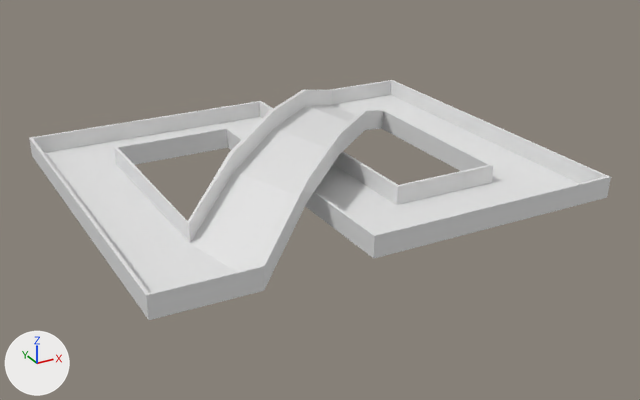
Two versions of the FBX model Race/SourceAssets/EigfhtTrack.fbx, one commit apart.
The view is the same before and after, from a 50 mm camera at (-72.0, -138.2, 61.5) aimed at (1.4, -4.9, -5.1). The lights are fixed; the arrows at lower left show +X, +Y and +Z.

Script lines for the objects in view, before the commit:
```python
me_cube_001 = bpy.data.meshes.new('Cube.001')
me_cube_001.from_pydata(...)  # 80 vertices, 82 faces; spans x -42.3..43.4, y -36.2..35.6, z -2.2..8.4
me_cube_001.materials.append(mat_material)  # white #e7e7e7
ob_eighttrack = bpy.data.objects.new('EightTrack', me_cube_001)
ob_eighttrack.location = (0.0, 0.0, 0.0)
```
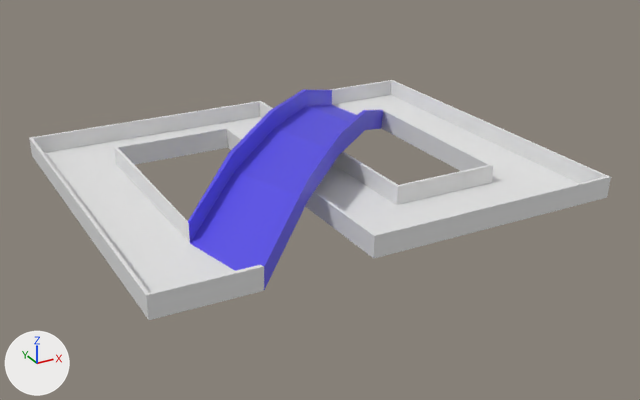
Changed parts and their boxes [x1, y1, x2, y2] in the pictures (640 x 400 px):
part 1 of me_cube_001, recoloured (white to blue): [188, 90, 383, 290] in both

The change, as a list of edits to the scene's bpy script:
```text
Add mat_bridge:
    mat_bridge = principled_material('Bridge')
    mat_bridge.base_color = (0.0977, 0.0763, 0.8)  # blue #584ee7
Change me_cube_001:
    where me_cube_001.from_pydata(...)  # 80 vertices, 82 faces; spans x -42.3..43.4, y -36.2..35.6, z -2.2..8.4
    used by ob_eighttrack; location = (0.0, 0.0, 0.0)
    me_cube_001 part 1: 32 of the faces centred in x -22.4..23.0, y -28.4..29.7, z 0.5..7.7 switch from mat_material (white #e7e7e7) to mat_bridge (blue #584ee7)
```
